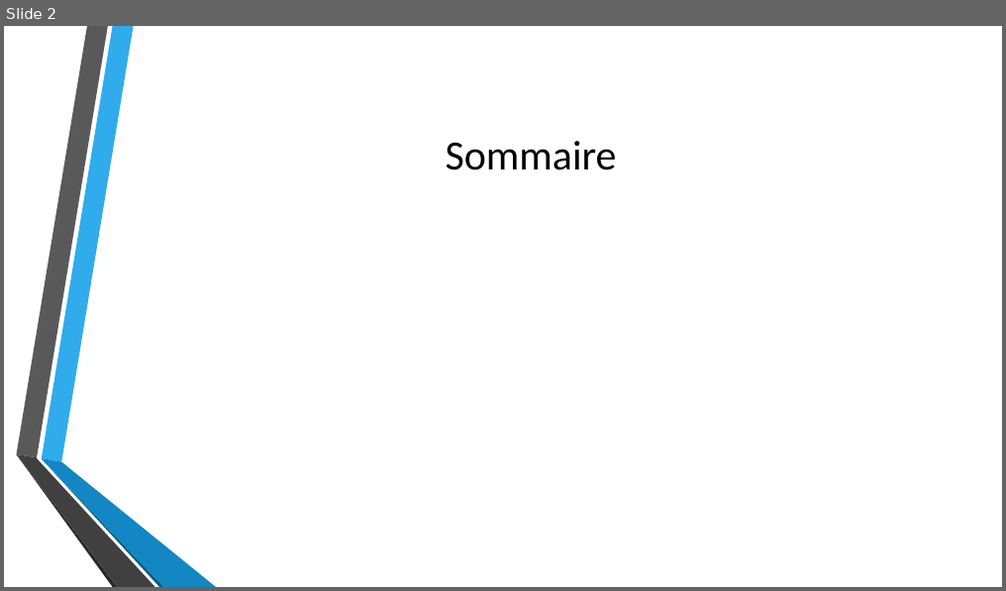
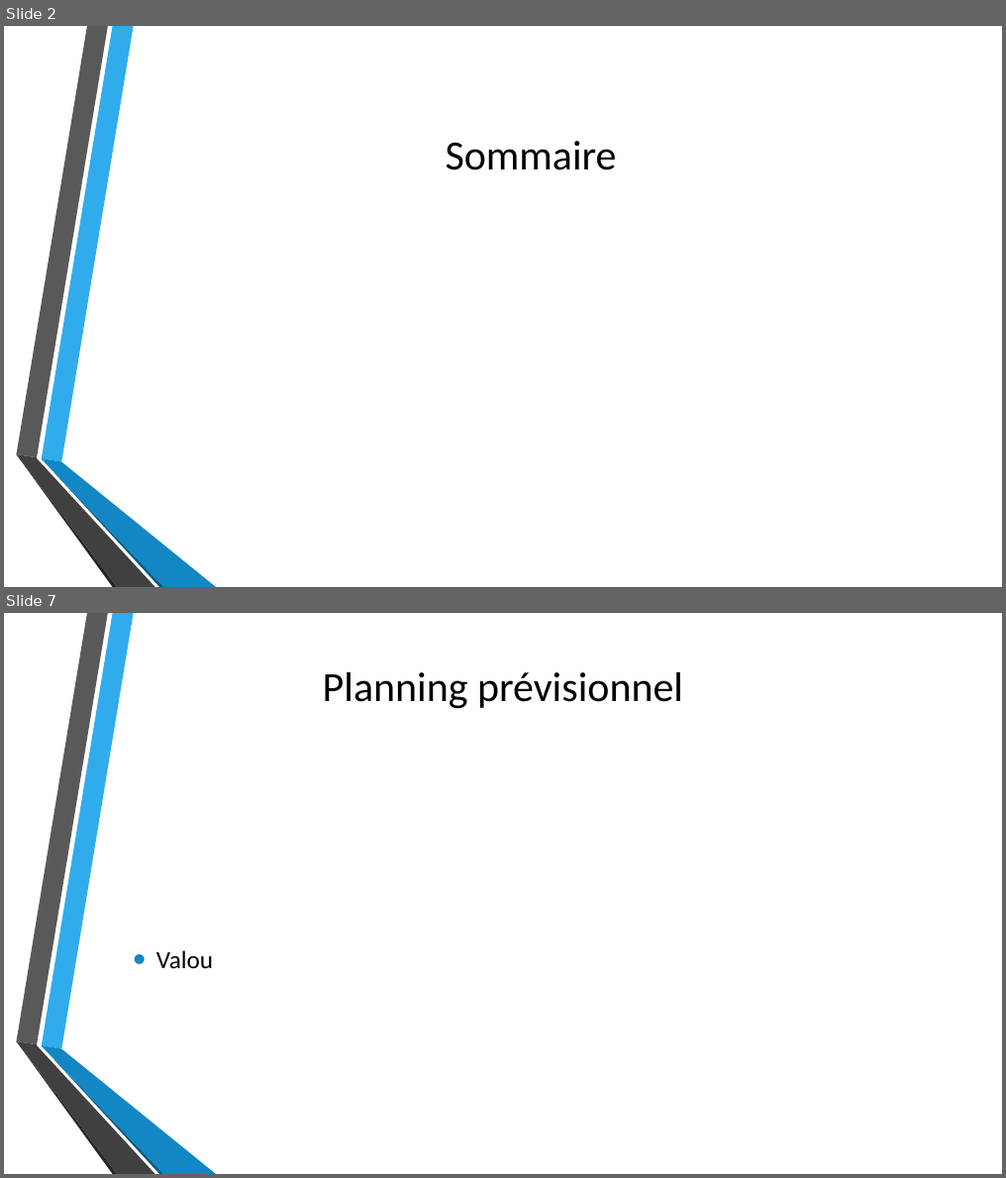
Before and after one commit to Chycrat/snir-co, a slide deck: LIVRABLE-4/Présentation livrable 4.pptx. Shown one above the other, each under a label of ours: slide 2 before the commit, slides 2 and 7 after it; the slides between them are not shown. The pictures are 1006x591 and 1006x1178 pixels, drawn with LibreOffice and Linux fonts; fonts in the diff are those of the drawing; background and template pictures are left out. Boxes give left, top, right and bottom in pixels: in the first picture for what was removed or moved away, otherwise in the second. Text is boxed around its words. In the diff, an @@ line names an element or a change of style, - is before the commit and + after.

```diff
--- a/LIVRABLE-4/Présentation livrable 4.pptx
+++ b/LIVRABLE-4/Présentation livrable 4.pptx
@@ slide 7 added at bbox=[4, 613, 1002, 1174], background picture (left out); not listed: 6 template elements that a slide beside it also shows @@
@@ title added at bbox=[323, 672, 683, 709], 40 pt, text #000000 @@
+Planning prévisionnel
@@ text added at bbox=[156, 951, 213, 968], 24 pt, text #000000 @@
+• Valou
```
Also in this commit, not shown: 23 other slides added, 3 slides removed, 1 other file.
